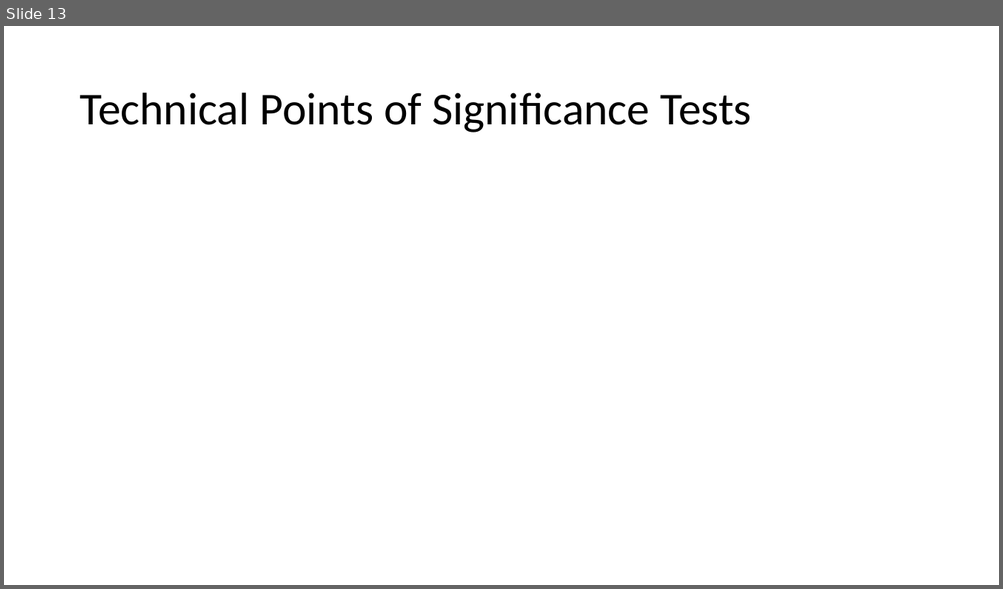
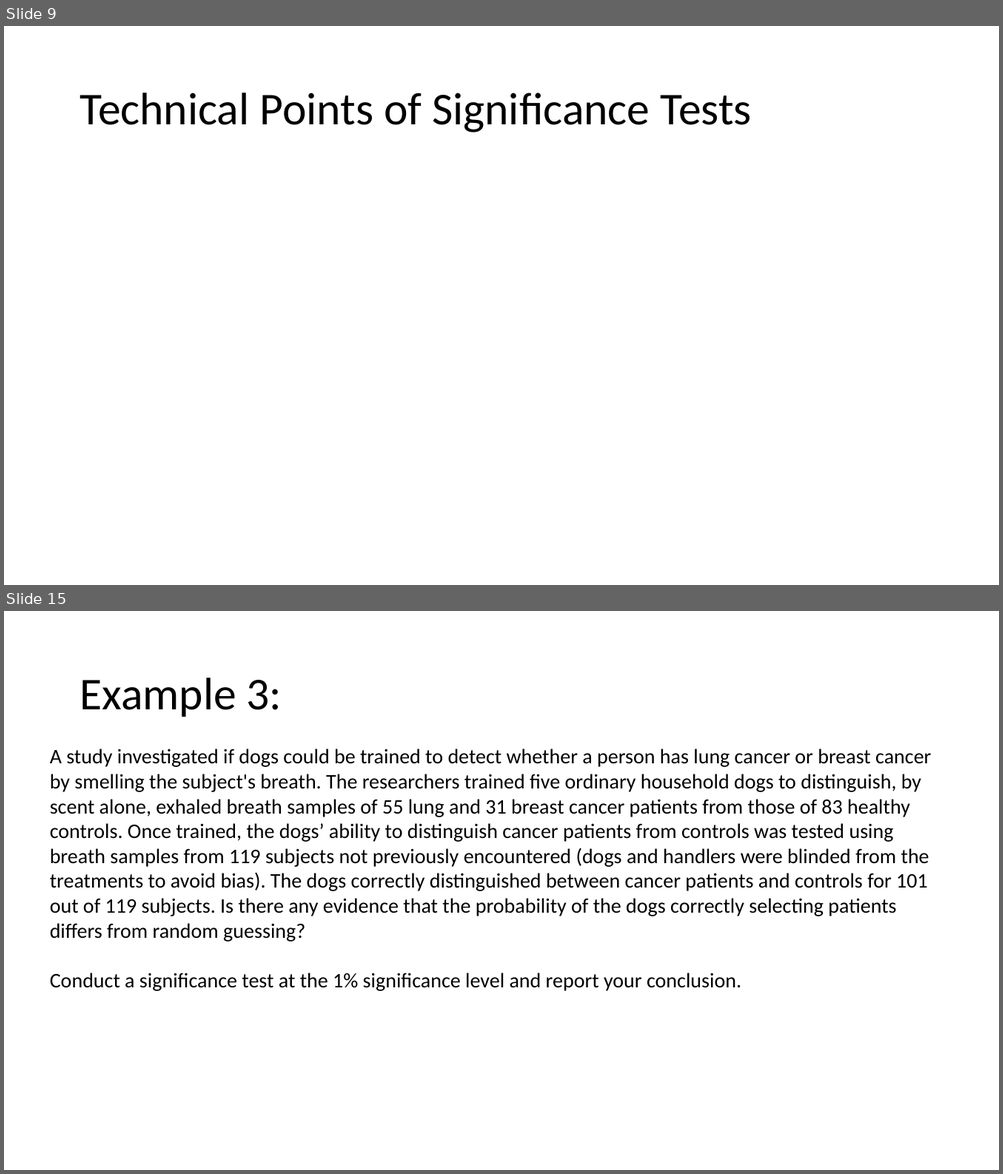
Before and after one commit to Jarred6068/UI_STAT251-03_Spring_2024, a slide deck: docs/lecture_slides/Week 12/Week12_Lecture22_Slides_3_27_2024.pptx. Shown one above the other, each under a label of ours: slide 13 before the commit, slides 9 and 15 after it; the slides between them are not shown. The pictures are 1003x589 and 1003x1174 pixels, drawn with LibreOffice and Linux fonts; fonts in the diff are those of the drawing; grey boxes stand for pictures. Boxes give left, top, right and bottom in pixels: in the first picture for what was removed or moved away, otherwise in the second. Text is boxed around its words. In the diff, an @@ line names an element or a change of style, - is before the commit and + after.

```diff
--- a/docs/lecture_slides/Week 12/Week12_Lecture22_Slides_3_27_2024.pptx
+++ b/docs/lecture_slides/Week 12/Week12_Lecture22_Slides_3_27_2024.pptx
@@ slide 15 added at (4,611,999,1170), background #FFFFFF @@
@@ title added at (79,678,282,717), 44 pt, text #000000 @@
+Example 3:
@@ text added at (50,749,930,991), 20 pt, text #000000 @@
+A study investigated if dogs could be trained to detect whether a person has lung cancer or breast cancer by smelling the subject's breath. The researchers trained five ordinary household dogs to distinguish, by scent alone, exhaled breath samples of 55 lung and 31 breast cancer patients from those of 83 healthy controls. Once trained, the dogs’ ability to distinguish cancer patients from controls was tested using breath samples from 119 subjects not previously encountered (dogs and handlers were blinded from the treatments to avoid bias). The dogs correctly distinguished between cancer patients and controls for 101 out of 119 subjects. Is there any evidence that the probability of the dogs correctly selecting patients differs from random guessing?
+Conduct a significance test at the 1% significance level and report your conclusion.
@@ what was slide 13 is now slide 9 @@
```
Also in this commit, not shown: 6 slides changed, 4 other slides added, 2 slides removed, 6 other files.
